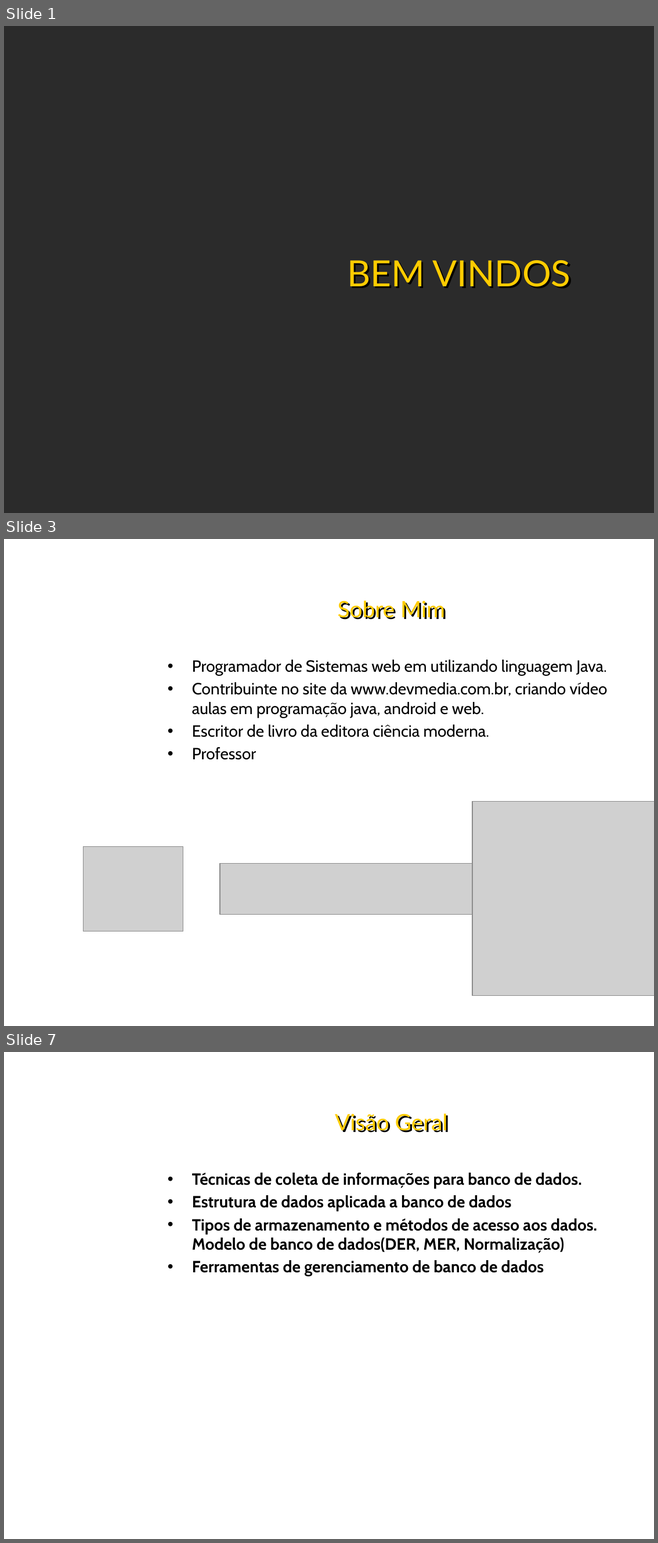
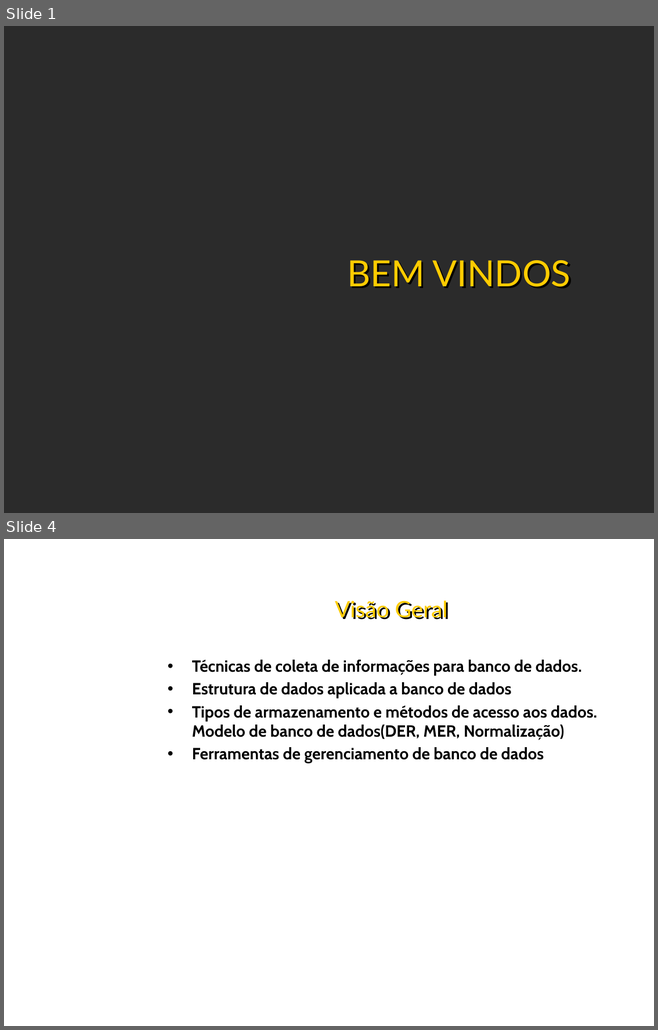
Before and after one commit to gitandreihirata/Aula-Banco-de-Dados, a slide deck: Banco de Dados.pptx. Shown one above the other, each under a label of ours: slides 1, 3 and 7 before the commit, slides 1 and 4 after it; the slides between them are not shown. The pictures are 658x1543 and 658x1030 pixels, drawn with LibreOffice and Linux fonts; fonts in the diff are those of the drawing; grey boxes stand for pictures; background and template pictures are left out; a plain dark background stands for a picture behind light text. Boxes give left, top, right and bottom in pixels: in the first picture for what was removed or moved away, otherwise in the second. Text is boxed around its words. In the diff, an @@ line names an element or a change of style, - is before the commit and + after.

```diff
--- a/Banco de Dados.pptx
+++ b/Banco de Dados.pptx
@@ slide 3 removed at [4,539,654,1026], background picture (left out) @@
@@ title removed at [338,600,445,620] @@
-Sobre Mim
@@ text removed at [192,660,607,760] @@
-• Programador de Sistemas web em utilizando linguagem Java.
-• Contribuinte no site da www.devmedia.com.br, criando vídeo aulas em programação java, android e web.
-• Escritor de livro da editora ciência moderna.
-• Professor
@@ picture removed at [471,801,654,995] @@
@@ picture removed at [83,847,183,932] @@
@@ picture removed at [220,864,471,915] @@
@@ what was slide 7 is now slide 4 @@
```
Also in this commit, not shown: 2 slides changed, 2 other slides removed, 9 other files.
